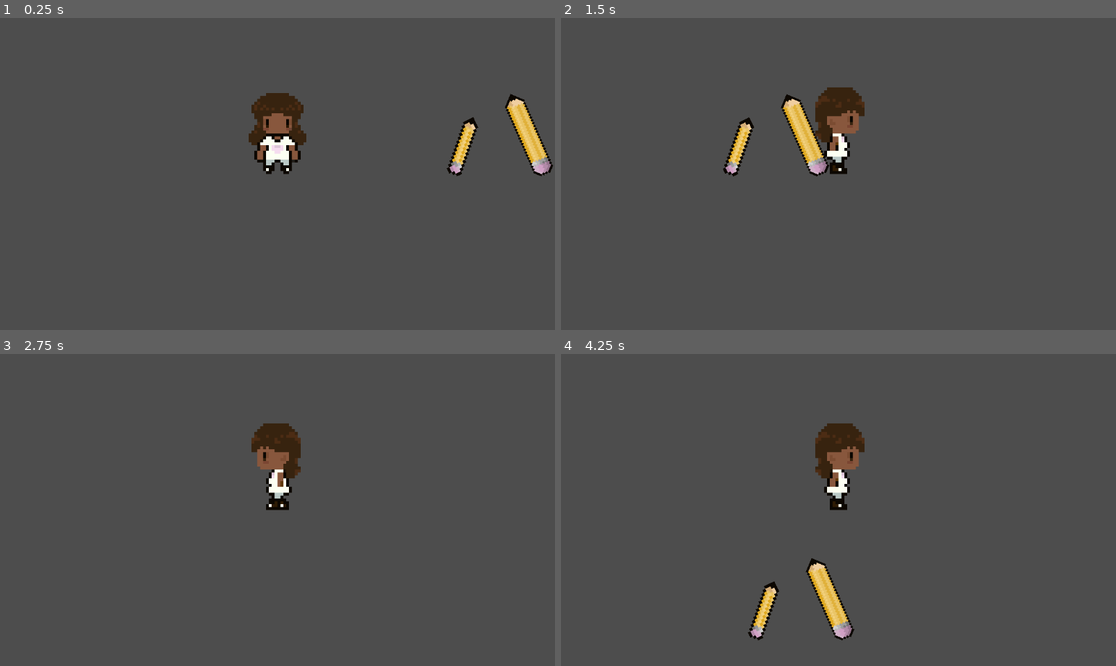
Above: before the commit, frames 1-4 (two rows, left to right).
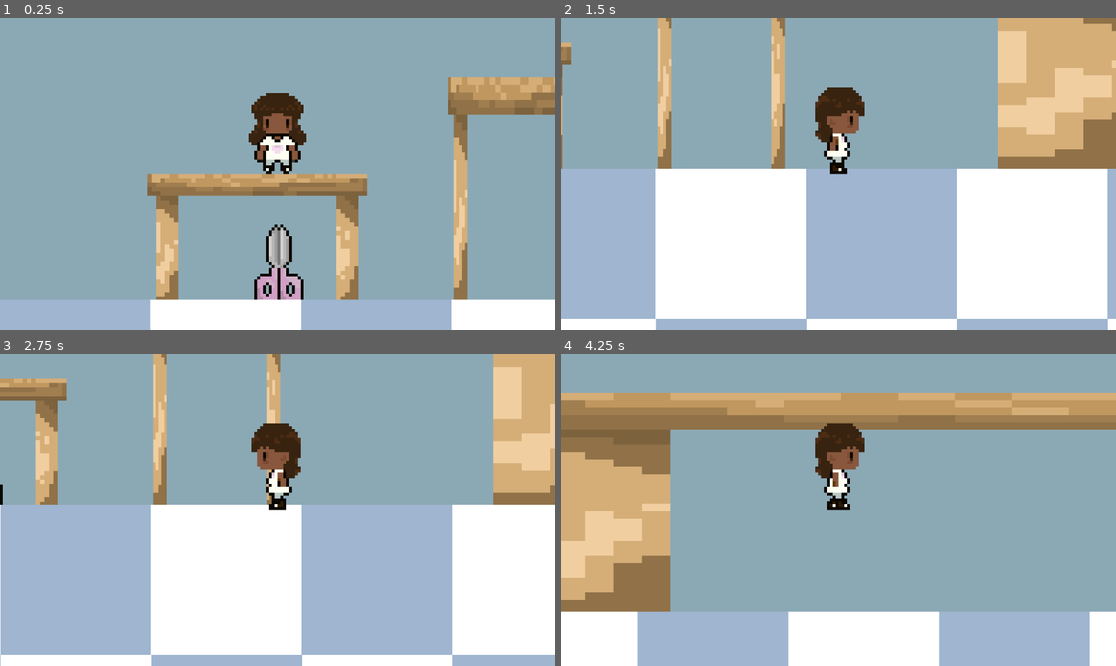
Above: after the commit, the same moments.

Repository: anajshah/Junior_Year_Game
Game: Godot game, scene res://scenes/period_1.tscn
The game is run twice, just before and just after one commit, with the same random seed, the same clock (stepped at 60 frames per second) and the same inputs.
Inputs:
- Up to frame 1 (0.25 s): no input
- Up to frame 2 (1.5 s): tap Enter (ui_accept) at 0.5, 0.77 s; hold Right (ui_right) from 0.53 s (still down); tap Alt at 0.6 s; tap Shift at 1.35 s
- Up to frame 3 (2.75 s): tap Enter (ui_accept) at 1.52 s; release Right (ui_right) at 2.03 s; hold Left (ui_left) from 2.03 s (still down); tap Alt at 2.1 s
- Up to frame 4 (4.25 s): release Left (ui_left) at 2.78 s; hold Right (ui_right) from 2.78 s (still down); tap Shift at 2.85 s; tap Enter (ui_accept) at 3.02, 3.77 s; tap Alt at 3.6 s

The runs differ from the first frame. In frame 1, 98% of the frame differs, in the area x 0-100%, y 0-100%; in frame 2, 98%; in frame 3, 98%; in frame 4, 98%.

Commit message:
almost 5 hours started making the plan for first period and am importing my art and giving the collision shapes sizes and killzone also plan meant layout for the game

Diff:
--- /dev/null
+++ b/scenes/brown_table.tscn
@@ -0,0 +1,18 @@
+[gd_scene load_steps=3 format=3 uid="uid://ce1ns4q1l24jq"]
+
+[ext_resource type="Texture2D" uid="uid://657sft6wrrh0" path="res://assets/sprites/tables/Untitled_Artwork 40.png" id="1_wvdyb"]
+
+[sub_resource type="RectangleShape2D" id="RectangleShape2D_nuerw"]
+size = Vector2(76, 7.5)
+
+[node name="Brown_table" type="AnimatableBody2D"]
+
+[node name="Sprite2D" type="Sprite2D" parent="."]
+position = Vector2(13, -13)
+scale = Vector2(1.52, 1.52)
+texture = ExtResource("1_wvdyb")
+
+[node name="CollisionShape2D" type="CollisionShape2D" parent="."]
+position = Vector2(13, -16.75)
+shape = SubResource("RectangleShape2D_nuerw")
+one_way_collision = true
--- a/scenes/period_1.tscn
+++ b/scenes/period_1.tscn
@@ -1,18 +1,19 @@
-[gd_scene load_steps=8 format=3 uid="uid://dueq1l4reblym"]
+[gd_scene load_steps=11 format=3 uid="uid://dueq1l4reblym"]
 
 [ext_resource type="PackedScene" uid="uid://bfkdy3pkror0k" path="res://scenes/player.tscn" id="1_fy12i"]
 [ext_resource type="PackedScene" uid="uid://ddkwdpd844yvk" path="res://scenes/killzone.tscn" id="2_8dxen"]
-[ext_resource type="Texture2D" uid="uid://coyemx4pp0gdp" path="res://assets/sprites/pencils/Untitled_Artwork 22.png" id="3_0el8h"]
-[ext_resource type="Texture2D" uid="uid://3w8lfjyqg5o7" path="res://assets/sprites/pencils/Untitled_Artwork 24.png" id="4_d5iyh"]
+[ext_resource type="Texture2D" uid="uid://657sft6wrrh0" path="res://assets/sprites/tables/Untitled_Artwork 40.png" id="5_d5iyh"]
+[ext_resource type="Texture2D" uid="uid://5epskqlxevet" path="res://assets/sprites/Scissors/Untitled_Artwork 37.png" id="5_j2f7g"]
+[ext_resource type="Texture2D" uid="uid://q5883nqh0orx" path="res://assets/sprites/Scissors/Untitled_Artwork 38.png" id="6_fo55x"]
+[ext_resource type="Texture2D" uid="uid://c2we2ccdw6ae7" path="res://assets/sprites/tables/Untitled_Artwork 42.png" id="7_esdof"]
+[ext_resource type="PackedScene" uid="uid://ce1ns4q1l24jq" path="res://scenes/brown_table.tscn" id="7_gq7po"]
+[ext_resource type="Texture2D" uid="uid://dnp738n8nvmb6" path="res://assets/sprites/tables/Untitled_Artwork 44.png" id="8_30wkr"]
 
 [sub_resource type="WorldBoundaryShape2D" id="WorldBoundaryShape2D_0el8h"]
 distance = -43.0
 
-[sub_resource type="RectangleShape2D" id="RectangleShape2D_0el8h"]
-size = Vector2(7, 19)
-
-[sub_resource type="RectangleShape2D" id="RectangleShape2D_d5iyh"]
-size = Vector2(7.6187096, 26)
+[sub_resource type="RectangleShape2D" id="RectangleShape2D_gq7po"]
+size = Vector2(16, 27)
 
 [node name="Period_1" type="Node2D"]
 
@@ -23,24 +24,13 @@
 
 [node name="Player" parent="." instance=ExtResource("1_fy12i")]
 z_index = 1
-position = Vector2(-36, 20)
+position = Vector2(-76, -20)
 collision_mask = 3
 
 [node name="Camera2D" type="Camera2D" parent="Player"]
 zoom = Vector2(6, 6)
 
 [node name="Floor dangers!" type="Node" parent="."]
-
-[node name="UntitledArtwork22" type="Sprite2D" parent="Floor dangers!"]
-position = Vector2(51, 28.999998)
-rotation = 0.39523733
-scale = Vector2(0.77156955, 0.74053633)
-texture = ExtResource("3_0el8h")
-
-[node name="UntitledArtwork24" type="Sprite2D" parent="Floor dangers!"]
-position = Vector2(28, 33)
-rotation = -0.45051768
-texture = ExtResource("4_d5iyh")
 
 [node name="StaticBody2D" type="StaticBody2D" parent="."]
 
@@ -50,11 +40,94 @@
 
 [node name="killzone" parent="." instance=ExtResource("2_8dxen")]
 
-[node name="CollisionShape2D" type="CollisionShape2D" parent="killzone"]
-position = Vector2(29, 32.5)
-shape = SubResource("RectangleShape2D_0el8h")
+[node name="CollisionShape2D4" type="CollisionShape2D" parent="killzone"]
+position = Vector2(-75, 28.5)
+shape = SubResource("RectangleShape2D_gq7po")
 
-[node name="CollisionShape2D2" type="CollisionShape2D" parent="killzone"]
-position = Vector2(50.097633, 27.538658)
-rotation = -0.39788818
-shape = SubResource("RectangleShape2D_d5iyh")
+[node name="UntitledArtwork37" type="Sprite2D" parent="."]
+position = Vector2(-73, 27)
+texture = ExtResource("5_j2f7g")
+
+[node name="Brown_table" parent="." instance=ExtResource("7_gq7po")]
+position = Vector2(-96, 17)
+
+[node name="UntitledArtwork40" type="Sprite2D" parent="."]
+position = Vector2(7, -24)
+scale = Vector2(0.96, 2.6)
+texture = ExtResource("5_d5iyh")
+
+[node name="UntitledArtwork41" type="Sprite2D" parent="."]
+position = Vector2(328.99997, -23)
+scale = Vector2(9.84, 2.56)
+texture = ExtResource("5_d5iyh")
+
+[node name="UntitledArtwork42" type="Sprite2D" parent="."]
+position = Vector2(163.5, -110)
+scale = Vector2(1.82, 1)
+texture = ExtResource("5_d5iyh")
+
+[node name="UntitledArtwork43" type="Sprite2D" parent="."]
+position = Vector2(282, -165)
+scale = Vector2(1.88, 1)
+texture = ExtResource("5_d5iyh")
+
+[node name="UntitledArtwork44" type="Sprite2D" parent="."]
+position = Vector2(323.25, -217)
+scale = Vector2(9.789999, 1)
+texture = ExtResource("5_d5iyh")
+
+[node name="UntitledArtwork45" type="Sprite2D" parent="."]
+position = Vector2(455, -266)
+scale = Vector2(1.44, 1.72)
+texture = ExtResource("5_d5iyh")
+
+[node name="UntitledArtwork38" type="Sprite2D" parent="."]
+position = Vector2(400.5, -243.5)
+scale = Vector2(1.2333333, 1.2333333)
+texture = ExtResource("6_fo55x")
+
+[node name="UntitledArtwork46" type="Sprite2D" parent="."]
+position = Vector2(683.5, -181.5)
+scale = Vector2(1.82, 9.379999)
+texture = ExtResource("5_d5iyh")
+
+[node name="UntitledArtwork48" type="Sprite2D" parent="."]
+position = Vector2(871, -119)
+scale = Vector2(0.4367998, 0.4058001)
+texture = ExtResource("5_d5iyh")
+
+[node name="UntitledArtwork47" type="Sprite2D" parent="."]
+position = Vector2(792, -167)
+scale = Vector2(0.56, 0.54)
+texture = ExtResource("5_d5iyh")
+
+[node name="UntitledArtwork49" type="Sprite2D" parent="."]
+position = Vector2(934.99994, -83)
+scale = Vector2(0.46, 0.42000002)
+texture = ExtResource("5_d5iyh")
+
+[node name="UntitledArtwork50" type="Sprite2D" parent="."]
+position = Vector2(1002, -45)
+scale = Vector2(0.56, 0.58)
+texture = ExtResource("5_d5iyh")
+
+[node name="UntitledArtwork51" type="Sprite2D" parent="."]
+position = Vector2(1450.25, -50)
+scale = Vector2(13.509997, 0.72)
+texture = ExtResource("5_d5iyh")
+
+[node name="UntitledArtwork52" type="Sprite2D" parent="."]
+z_index = -1
+position = Vector2(353.00006, -87)
+scale = Vector2(1037.9999, 118.3)
+texture = ExtResource("7_esdof")
+
+[node name="UntitledArtwork55" type="Sprite2D" parent="."]
+position = Vector2(349, 65.999985)
+scale = Vector2(52.11, 52.00001)
+texture = ExtResource("8_30wkr")
+
+[node name="UntitledArtwork56" type="Sprite2D" parent="."]
+position = Vector2(297, 118)
+scale = Vector2(52.11, 52.00001)
+texture = ExtResource("8_30wkr")
--- a/scenes/player.tscn
+++ b/scenes/player.tscn
@@ -60,7 +60,7 @@
 }]
 
 [sub_resource type="CircleShape2D" id="CircleShape2D_smehm"]
-radius = 8.0
+radius = 7.071068
 
 [node name="Player" type="CharacterBody2D"]
 script = ExtResource("1_qlg0r")
@@ -73,5 +73,5 @@
 frame_progress = 0.20032461
 
 [node name="CollisionShape2D" type="CollisionShape2D" parent="."]
-position = Vector2(0, -8)
+position = Vector2(0, -7)
 shape = SubResource("CircleShape2D_smehm")
Binary file added: assets/sprites/Scissors/Untitled_Artwork 33.png
Not shown, added: assets/sprites/Scissors/Untitled_Artwork 33.png.import
Binary file added: assets/sprites/Scissors/Untitled_Artwork 34.png
Not shown, added: assets/sprites/Scissors/Untitled_Artwork 34.png.import
Binary file added: assets/sprites/Scissors/Untitled_Artwork 35.png
Not shown, added: assets/sprites/Scissors/Untitled_Artwork 35.png.import
Binary file added: assets/sprites/Scissors/Untitled_Artwork 36.png
Not shown, added: assets/sprites/Scissors/Untitled_Artwork 36.png.import
Binary file added: assets/sprites/Scissors/Untitled_Artwork 37.png
Not shown, added: assets/sprites/Scissors/Untitled_Artwork 37.png.import
Binary file added: assets/sprites/Scissors/Untitled_Artwork 38.png
Not shown, added: assets/sprites/Scissors/Untitled_Artwork 38.png.import
(and 10 more such lines)
